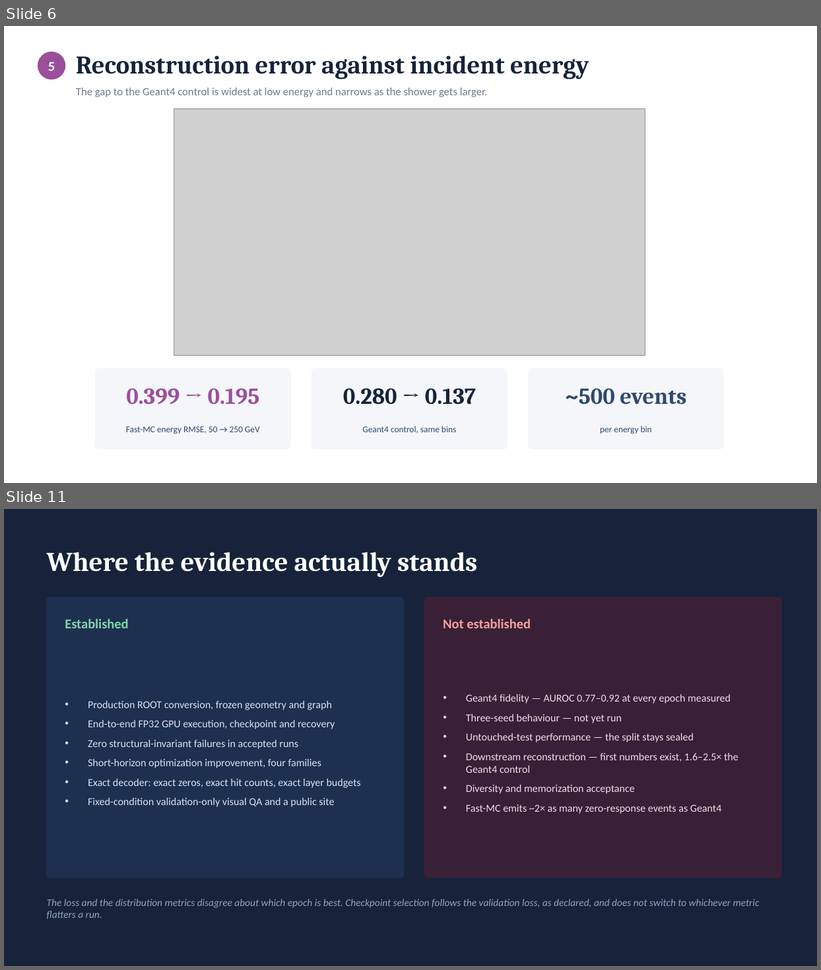
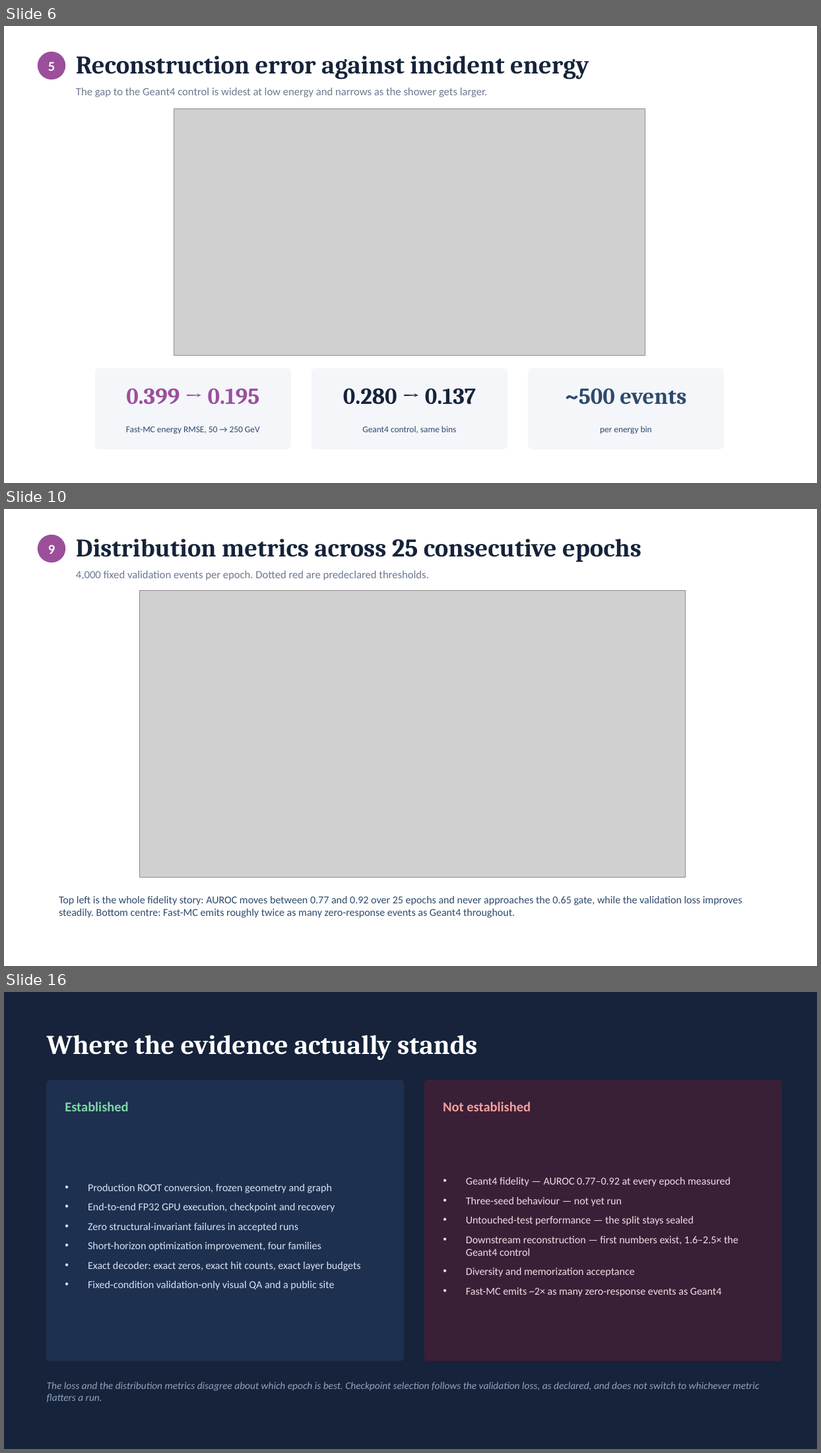
Before and after one commit to JulianAttemptsCoding/Fast-MC-CBSC, a slide deck: exhibition/current/presentations/CBSC_ZDC_status_update_20260805.pptx. Shown one above the other, each under a label of ours: slides 6 and 11 before the commit, slides 6, 10 and 16 after it; the slides between them are not shown. The pictures are 821x970 and 821x1453 pixels, drawn with LibreOffice and Linux fonts; fonts in the diff are those of the drawing; grey boxes stand for pictures. Boxes give left, top, right and bottom in pixels: in the first picture for what was removed or moved away, otherwise in the second. Text is boxed around its words. In the diff, an @@ line names an element or a change of style, - is before the commit and + after.

```diff
--- a/exhibition/current/presentations/CBSC_ZDC_status_update_20260805.pptx
+++ b/exhibition/current/presentations/CBSC_ZDC_status_update_20260805.pptx
@@ slide 10 added at [4,509,817,966], background #FFFFFF @@
@@ ellipse added at [38,535,65,562], fill #9B4F9B @@
@@ text added at [48,545,55,554], 16 pt, text #FFFFFF, bold @@
+9
@@ text added at [76,539,642,562], 30 pt, text #16233A, bold @@
+Distribution metrics across 25 consecutive epochs
@@ text added at [76,570,428,580], 13 pt, text #6B7A90 @@
+4,000 fixed validation events per epoch. Dotted red are predeclared thresholds.
@@ picture added at [139,591,685,877] @@
@@ text added at [59,896,743,918], 12.5 pt, text #2E4A6B @@
+Top left is the whole fidelity story: AUROC moves between 0.77 and 0.92 over 25 epochs and never approaches the 0.65 gate, while the validation loss improves steadily. Bottom centre: Fast-MC emits roughly twice as many zero-response events as Geant4 throughout.
@@ what was slide 11 is now slide 16 @@
```
Also in this commit, not shown: 4 slides changed, 4 other slides added, 5 other files.
